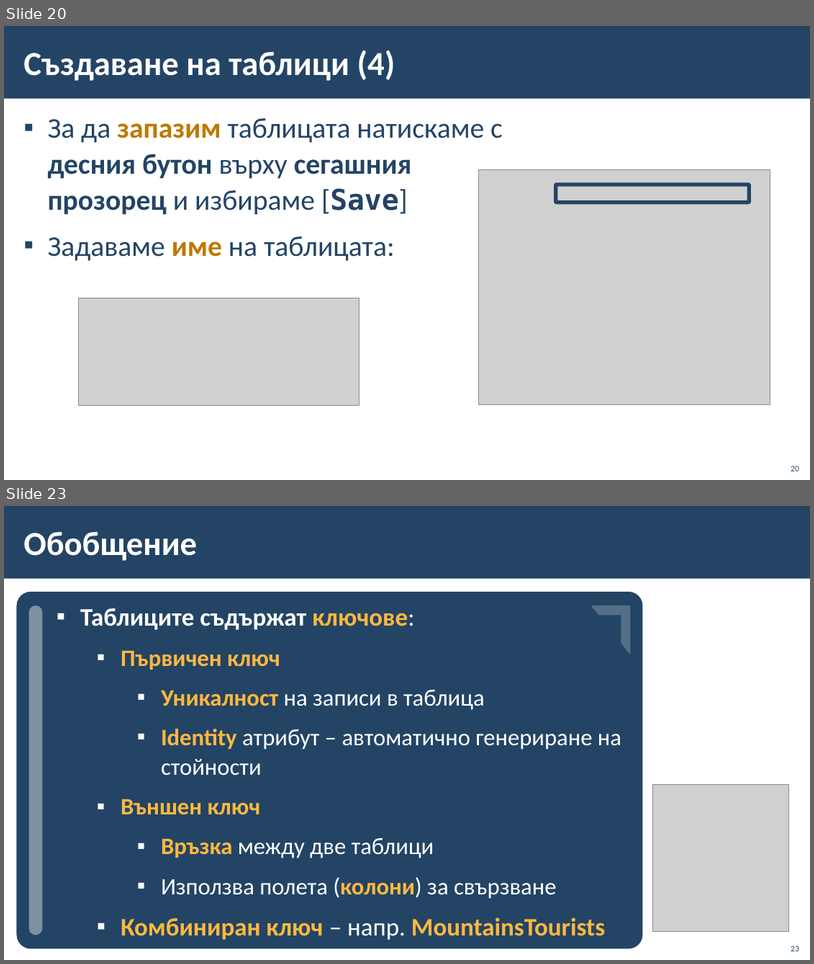
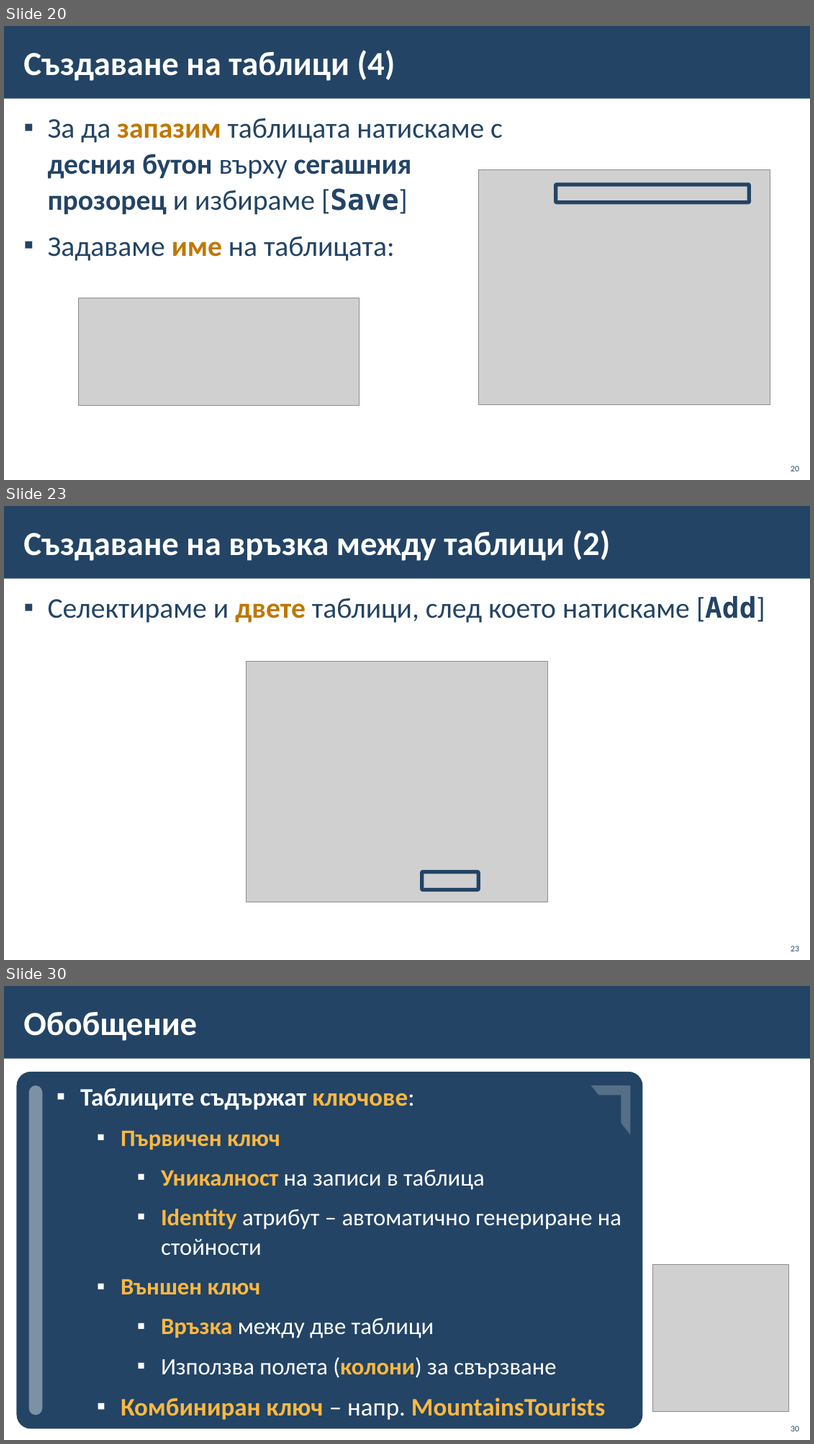
Before and after one commit to BG-IT-Edu/School-Programming, a slide deck: Courses/Software-Sciences/Module-3-Databases-New/07-Modeling-Databases/06-Modeling-Databases.pptx. Shown one above the other, each under a label of ours: slides 20 and 23 before the commit, slides 20, 23 and 30 after it; the slides between them are not shown. The pictures are 814x964 and 814x1444 pixels, drawn with LibreOffice and Linux fonts; fonts in the diff are those of the drawing; grey boxes stand for pictures; background and template pictures are left out. Boxes give left, top, right and bottom in pixels: in the first picture for what was removed or moved away, otherwise in the second. Text is boxed around its words. In the diff, an @@ line names an element or a change of style, - is before the commit and + after.

```diff
--- a/Courses/Software-Sciences/Module-3-Databases-New/07-Modeling-Databases/06-Modeling-Databases.pptx
+++ b/Courses/Software-Sciences/Module-3-Databases-New/07-Modeling-Databases/06-Modeling-Databases.pptx
@@ slide 23 added at bbox=[4, 506, 810, 960], background #FFFFFF; not listed: 1 template element that a slide beside it also shows @@
@@ title added at bbox=[23, 530, 611, 561], 40 pt, text #FFFFFF, bold @@
+Създаване на връзка между таблици (2)
@@ text added at bbox=[48, 596, 766, 623], 34 pt, text #234465 @@
+▪ Селектираме и двете таблици, след което натискаме [Add]
@@ picture added at bbox=[247, 662, 548, 901] @@
@@ rounded rectangle added at bbox=[422, 871, 479, 890], outline #234465 4.5 pt @@
@@ page number added at bbox=[791, 945, 800, 951], 10 pt, text #234465 @@
+23
@@ what was slide 23 is now slide 30 @@
@@ page number at bbox=[791, 1425, 800, 1431]: text changed @@
-23
+30
```
Also in this commit, not shown: 2 slides changed, 7 other slides added, 1 slide removed.
